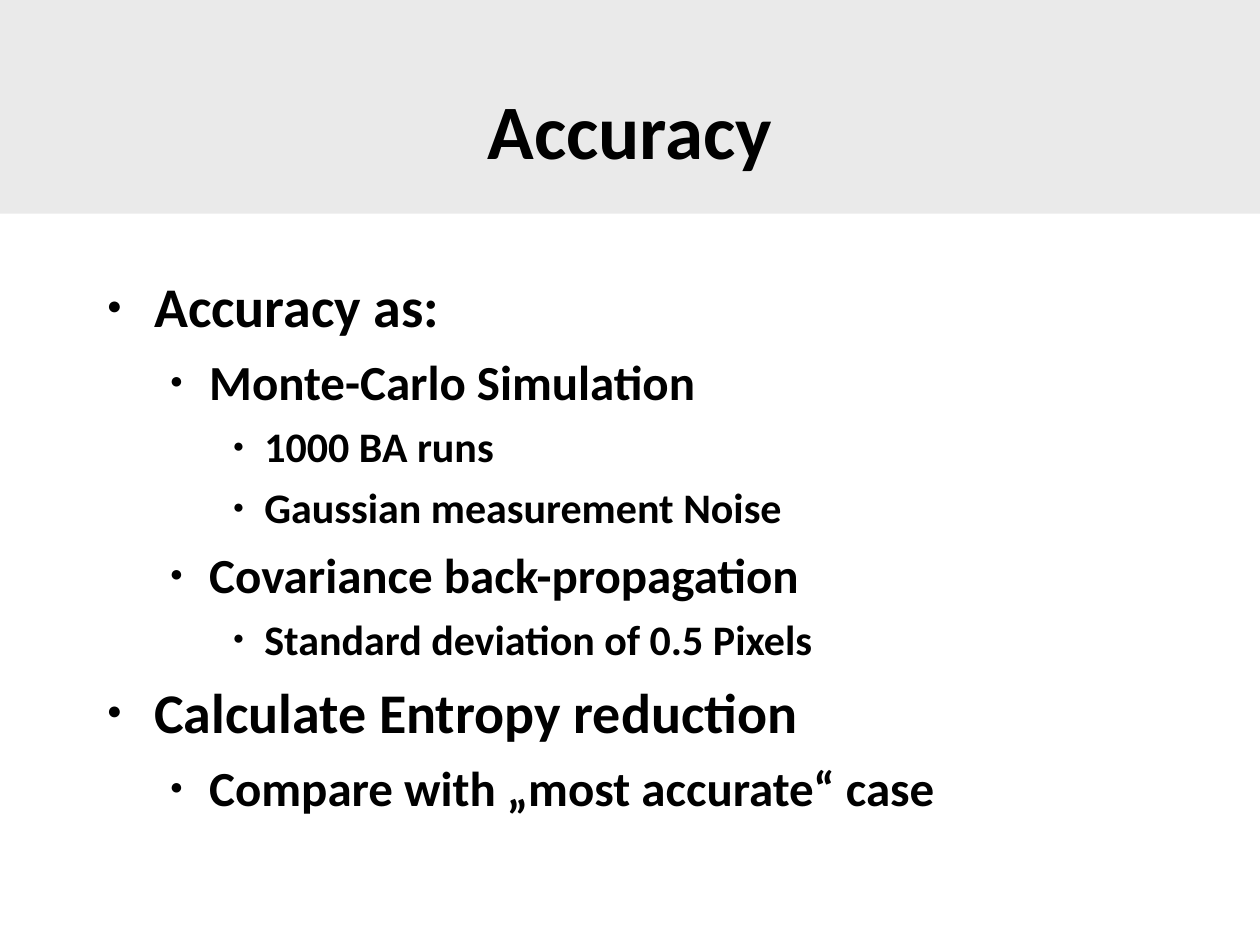
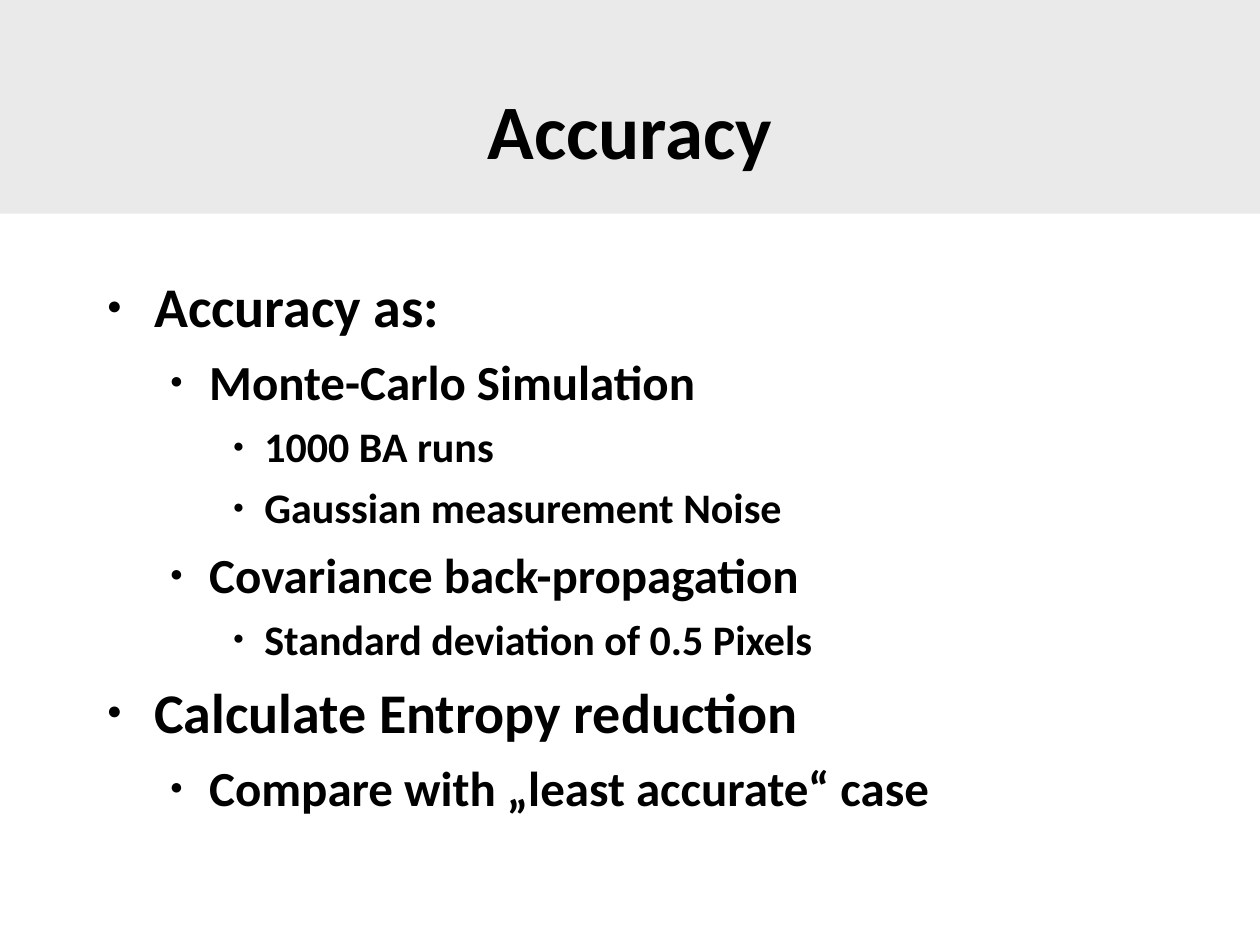
Before and after one commit to SgtPepper123/ICP_3dPhoto, a slide deck: slide 16 of slam/WhyFilter.odp. Drawn at 1260x945 pixels with LibreOffice and Linux fonts; fonts in the diff are those of the drawing; background and template pictures are left out. Boxes give left, top, right and bottom in pixels: in the first picture for what was removed or moved away, otherwise in the second. Text is boxed around its words. In the diff, an @@ line names an element or a change of style, - is before the commit and + after.

Commit message:
+ Updated presentation

```diff
--- a/slam/WhyFilter.odp
+++ b/slam/WhyFilter.odp
@@ text at (x1=209, y1=770, x2=929, y2=814): text changed @@
-  ● Compare with „most accurate“ case
+  ● Compare with „least accurate“ case
```
